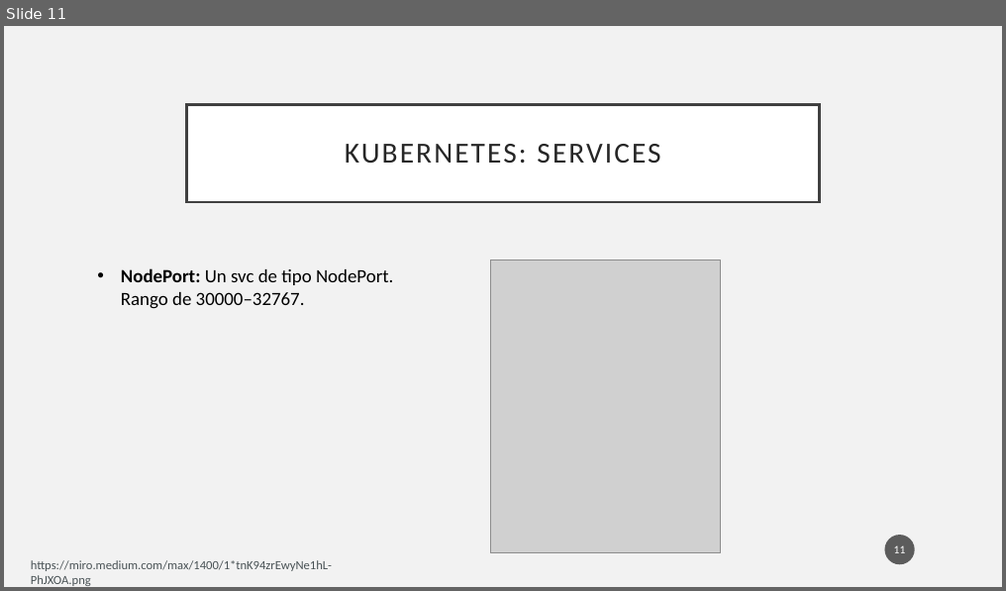
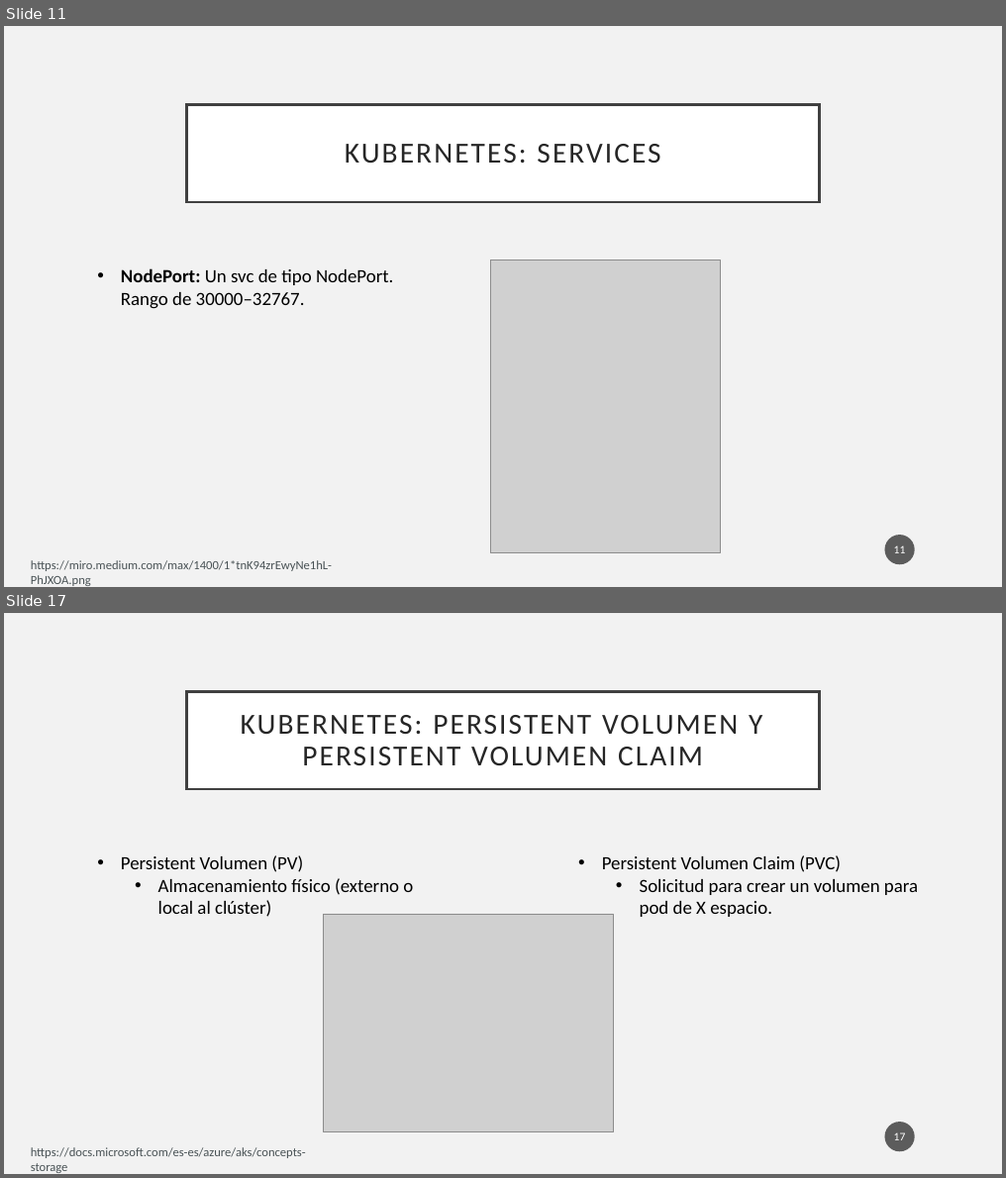
Before and after one commit to pablodevrzmz/python-docker-k8s-workshop, a slide deck: week 3/week_3.pptx. Shown one above the other, each under a label of ours: slide 11 before the commit, slides 11 and 17 after it; the slides between them are not shown. The pictures are 1006x591 and 1006x1178 pixels, drawn with LibreOffice and Linux fonts; fonts in the diff are those of the drawing; grey boxes stand for pictures. Boxes give left, top, right and bottom in pixels: in the first picture for what was removed or moved away, otherwise in the second. Text is boxed around its words. In the diff, an @@ line names an element or a change of style, - is before the commit and + after.

```diff
--- a/week 3/week_3.pptx
+++ b/week 3/week_3.pptx
@@ slide 17 added at [4,613,1002,1174], background #F2F2F2 @@
@@ title added at [187,691,819,789], fill #FFFFFF, outline #404040 2.5 pt, 28 pt, text #262626 @@
+KUBERNETES: PERSISTENT VOLUMEN Y PERSISTENT VOLUMEN CLAIM
@@ text added at [121,856,413,917], 18 pt, text #000000 @@
+• Persistent Volumen (PV)
+  • Almacenamiento físico (externo o local al clúster)
@@ text added at [602,856,918,917], 18 pt, text #000000 @@
+• Persistent Volumen Claim (PVC)
+  • Solicitud para crear un volumen para pod de X espacio.
@@ picture added at [323,914,614,1133] @@
@@ page number added at [885,1122,915,1152], fill #1D1D1D at 70% opacity, 11 pt, text #FFFFFF @@
+17
@@ text added at [31,1148,306,1173], 12 pt, text #4A5356 @@
+https://docs.microsoft.com/es-es/azure/aks/concepts-storage
```
Also in this commit, not shown: 12 other slides added, 27 slides removed, 13 other files.
